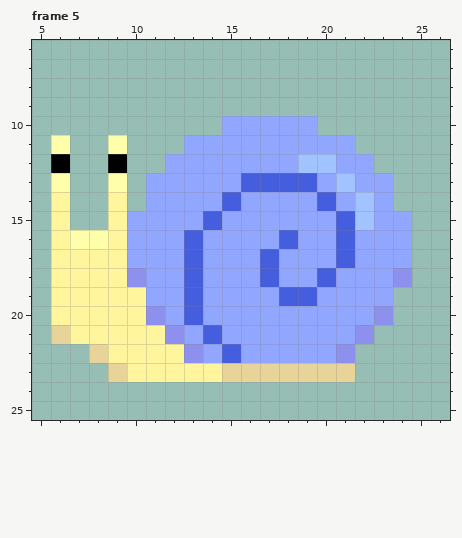
File history of a pixel-art file, Assets/Art/Enemy/Snail/Wander/Snail_Wander_Left.aseprite. The picture above is the old version.
32x32 pixels, 8 frames. Shown: frame 5: x 5..26, y 6..25. The commit also changed other frames, which this record leaves out.
After:
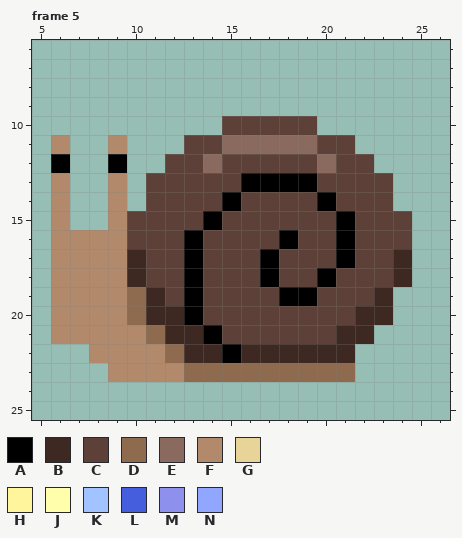
Palette (. is transparent): A #000000  B #3d2822  C #5d4037  D #8e6a4f  E #8a6a5e  F #b28a6b  G #e8d399  H #fff59d  J #ffffab  K #a1c3ff  L #455ede  M #8e90ed  N #91a7ff
The edit:
Changed rows in their new state; - is an unchanged pixel.
Frame 5, layers "Body", "Shell":
first column x 6:
10 ---------CCCCC-----
11 F--F---CCEEEEECC---
12 ------CCECCCCCECC--
13 F--F-CCCCCAAAACCCC-
14 F--F-CCCCACCCCACCC-
15 F--FCCCCACCCCCCACCC
16 FFFFCCCACCCCACCACCC
17 FFFFBCCACCCACCCACCB
18 FFFFBCCACCCACCACCCB
19 FFFFDBCACCCCAACCCB-
20 FFFFDBBACCCCCCCCBB-
21 FFFFFDBBACCCCCCBB--
22 --FFFFDBBABBBBBB---
23 ---FFFFDDDDDDDDD---
Boxes around the changes in both pictures, in picture pixels (x1, y1, x2, y2):
changed: (51, 116, 412, 382)
